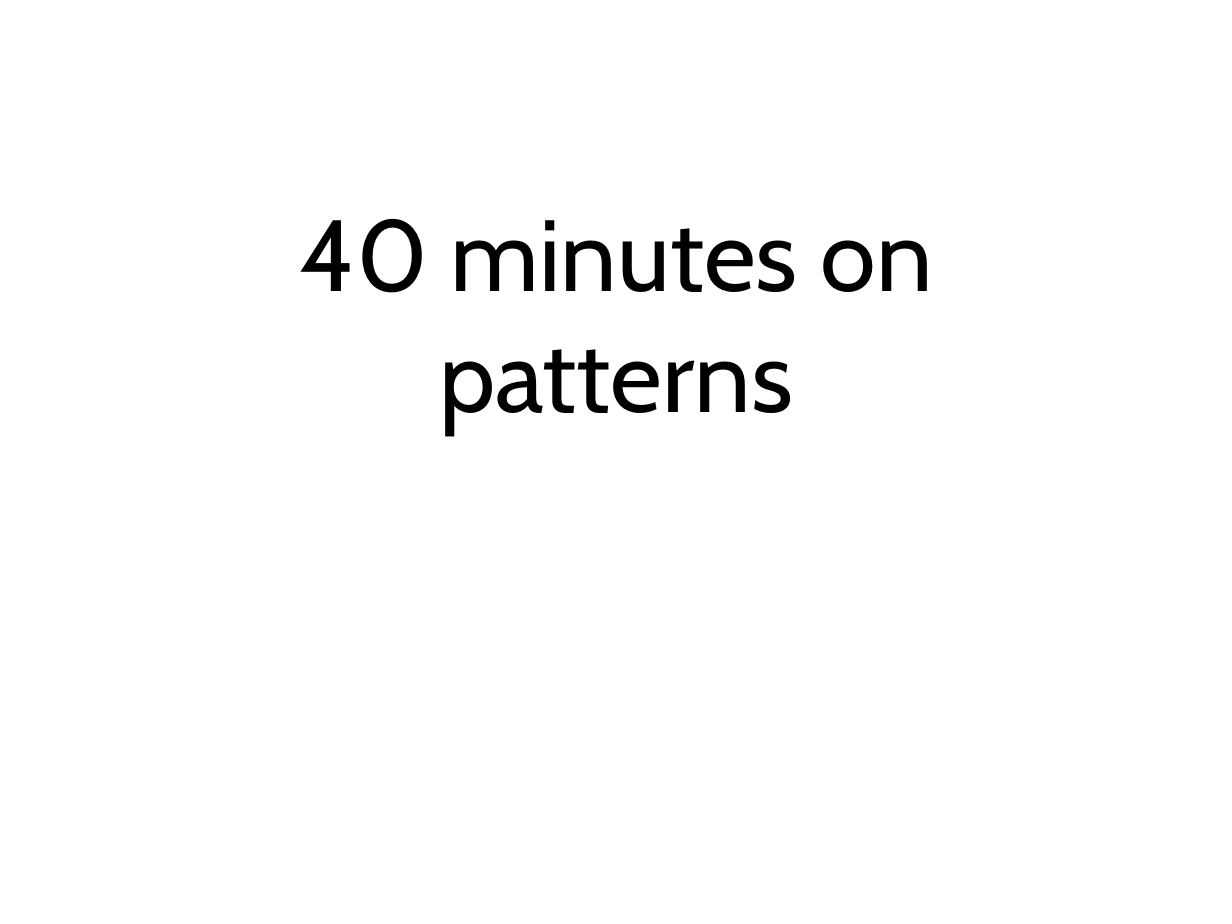
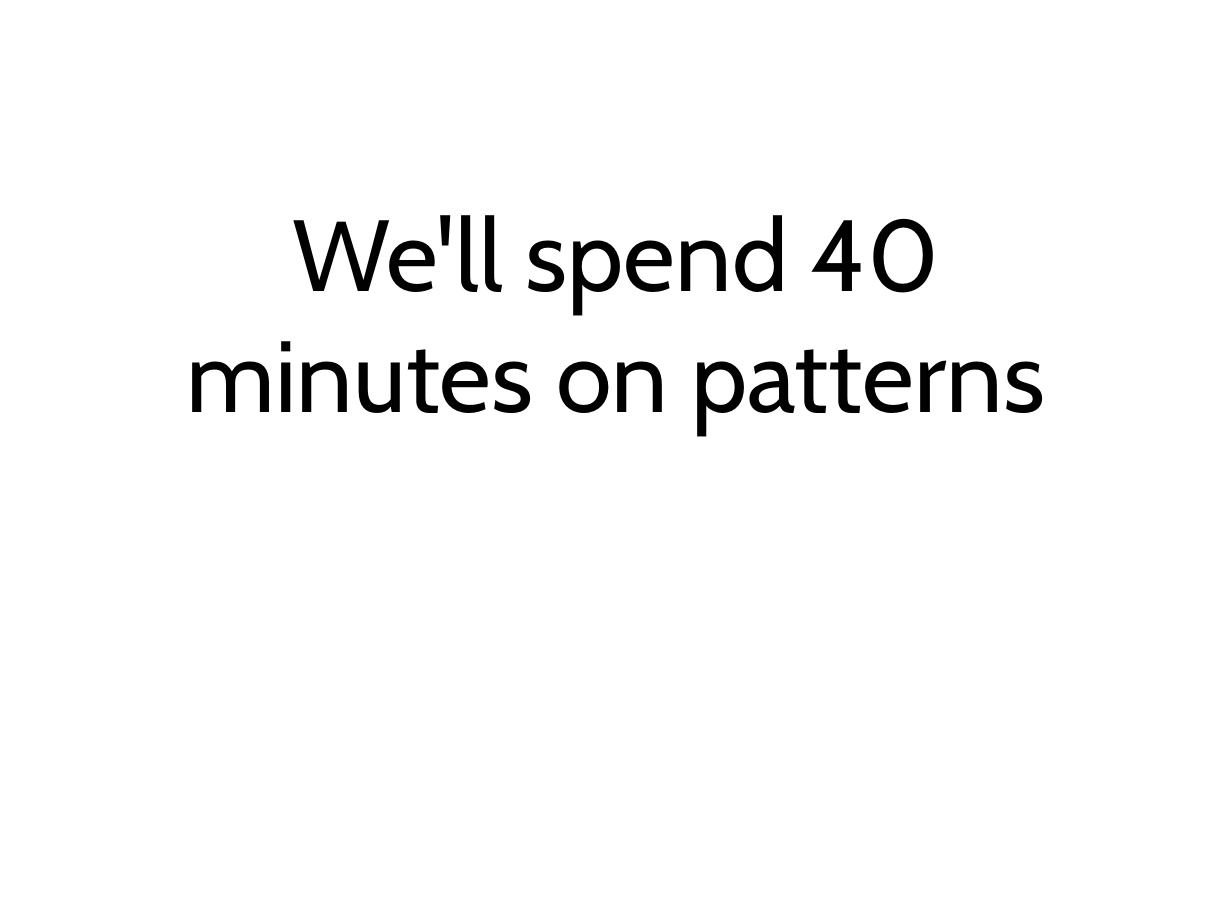
Before and after one commit to simpsonjulian/his-spa-materials, a slide deck: slide 15 of Presentation.odp. Drawn at 1232x924 pixels with LibreOffice and Linux fonts; fonts in the diff are those of the drawing. Boxes give left, top, right and bottom in pixels: in the first picture for what was removed or moved away, otherwise in the second. Text is boxed around its words. In the diff, an @@ line names an element or a change of style, - is before the commit and + after.

```diff
--- a/Presentation.odp
+++ b/Presentation.odp
@@ title at bbox=[187, 215, 1045, 434]: text changed @@
-40 minutes on patterns
+We'll spend 40 minutes on patterns
```
Also in this commit, not shown: 7 other slides changed, 3 slides added, 1 slide removed, 1 other file.
